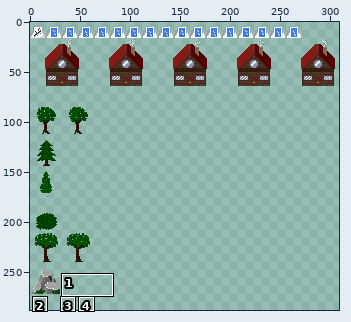
Edited in one commit: sprite sheet (Assets/Textures/Environment/Overworld Objects.png). Above, an overview of the earlier version with the close-up marked.
Close-up. Before the edit:
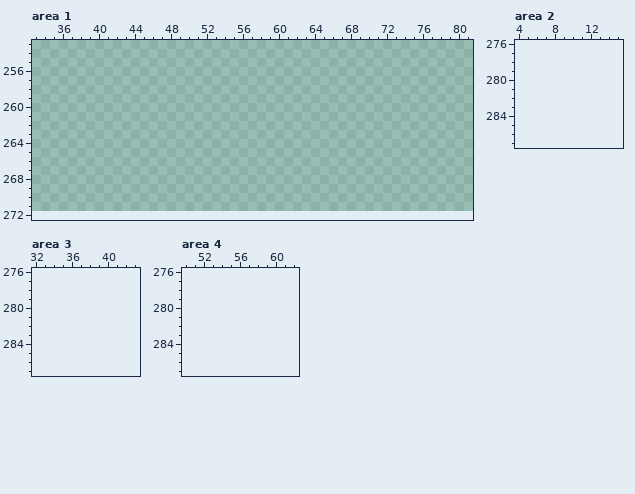
The file is 320x272 pixels. Colours within 5 levels of each other are drawn and written as one. Shown: area 1: x 33..81, y 253..272; area 2: x 4..15, y 276..287; area 3: x 32..43, y 276..287; area 4: x 50..62, y 276..287. The old version is drawn lined up with the new one, on the new canvas. The wide view leaves out empty margins. The commit also changed other parts of the picture, which this record leaves out.
Now the later version:
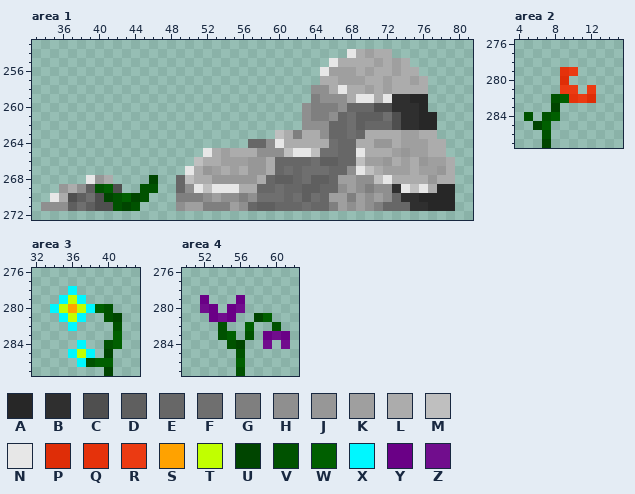
Palette (. is transparent): A #272727  B #2f2f2f  C #4f4f4f  D #5f5f5f  E #676767  F #6f6f6f  G #7f7f7f  H #8f8f8f  J #979797  K #9f9f9f  L #acacac  M #bfbfbf  N #e7e7e7  P #df2d07  Q #e5320b  R #eb3a12  S #ffa200  T #c1ff00  U #004500  V #005200  W #005f00  X #00f7ff  Y #6a0086  Z #710d8d
From old to new:
canvas 320x272 -> 320x288
--- area 1
@@ x 33..81 @@
 253 .................................................
-254 .................................................
-255 .................................................
-256 .................................................
-257 .................................................
-258 .................................................
-259 .................................................
-260 .................................................
-261 .................................................
-262 .................................................
-263 .................................................
-264 .................................................
-265 .................................................
-266 .................................................
-267 .................................................
-268 .................................................
-269 .................................................
-270 .................................................
-271 .................................................
+254 ...................................NLKLL.........
+255 .................................NLLLLKLKL.......
+256 ................................NKKKLKLLKLL......
+257 ................................LLKKKLLKLLKL.....
+258 ...............................HHLNLLKLKLLLL.....
+259 ...............................GHHHLNNLNBBAA.....
+260 ..............................HGGGHEEECCBBBA.....
+261 ..............................HGGHEFDDDFCBBAA....
+262 ..............................HHHEEFDEEECBBAA....
+263 ...........................MLGLLHEEFELLLLKKLL....
+264 ........................EEHNLLLLLFEELLJJLKKKLL...
+265 ...................NLKLLLHHHMNNMFFEENLLLKJKKLL...
+266 ..................MLLKKKJJLEEEEFDDEEMKKJLKLJKKL..
+267 .................NLJKLKLJJLEFEFFFEEHNMLKKKLKKJL..
+268 ......NJL....U..EMLLJJJJJLEDDEFDDEKKHHMNLLLLJLL..
+269 ...JLHDVWC..VV..EHNMNNNLLEEFEEDDEEHKHGHHBNMNLAA..
+270 ..NLCDFCUVWUV...GGGHKHHGHFFFEFDFEKKGKHKHEBBAAAA..
+271 .HHHDFDCCVUV....HKKGGGKHEDDEEEFEEGKHKHGEEEBBAAA..
 272 .................................................
--- area 2
@@ x 4..15 @@
 278 ............
-279 ............
-280 ............
-281 ............
-282 ............
-283 ............
-284 ............
-285 ............
-286 ............
-287 ............
+279 .....QR.....
+280 .....P......
+281 .....RR.R...
+282 ....VWQRP...
+283 ....U.......
+284 .V.VW.......
+285 ..UW........
+286 ...V........
+287 ...U........
--- area 3
@@ x 32..43 @@
 277 ............
-278 ............
-279 ............
-280 ............
-281 ............
-282 ............
-283 ............
-284 ............
-285 ............
-286 ............
-287 ............
+278 ....X.......
+279 ...XTX......
+280 ..XTSTXWV...
+281 ...XTX..VU..
+282 ....X....V..
+283 .........W..
+284 .....X..VW..
+285 ....XTX.U...
+286 .....XVWW...
+287 ........U...
--- area 4
@@ x 50..62 @@
 278 .............
-279 .............
-280 .............
-281 .............
-282 .............
-283 .............
-284 .............
-285 .............
-286 .............
-287 .............
+279 ..Y...Y......
+280 ..ZY.YZ......
+281 ...YZY..UW...
+282 ....V..W..V..
+283 ....VW.V.YZY.
+284 .....VU..Z.Z.
+285 ......V......
+286 ......W......
+287 ......V......
Changed places in both close-ups, as pixel boxes (x1, y1, x2, y2):
added: (41, 49, 455, 211)
added: (524, 67, 596, 148)
added: (50, 286, 122, 376)
added: (200, 295, 290, 376)
